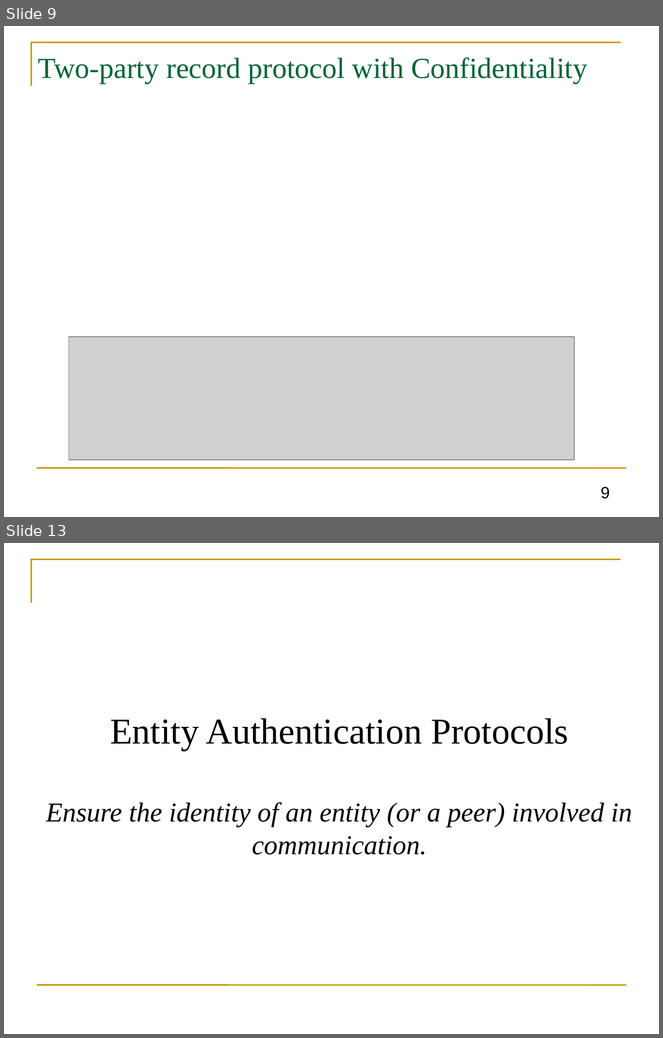
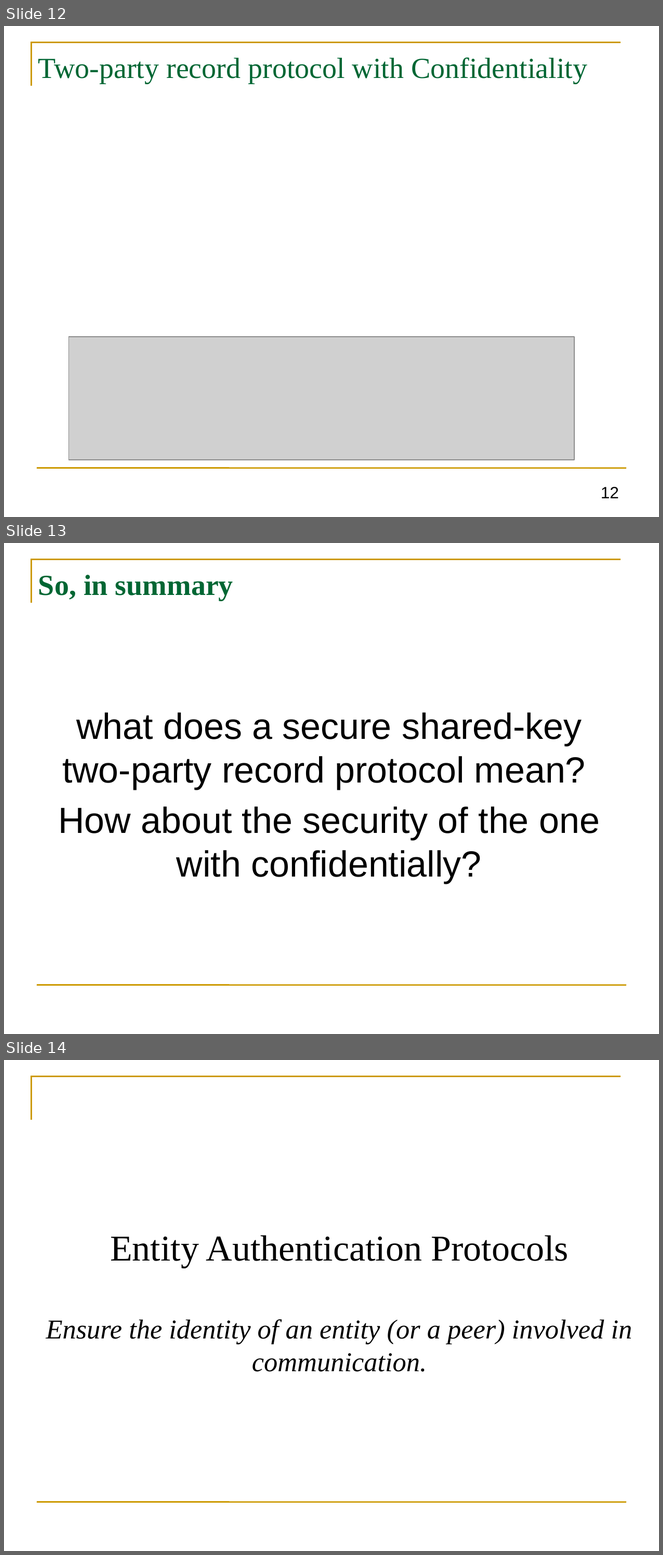
Before and after one commit to GhadaAlmashaqbeh/GhadaAlmashaqbeh.github.io, a slide deck: courses/cse3400-s2023/lecture8.pptx. Shown one above the other, each under a label of ours: slides 9 and 13 before the commit, slides 12, 13 and 14 after it; the slides between them are not shown. The pictures are 663x1038 and 663x1555 pixels, drawn with LibreOffice and Linux fonts; fonts in the diff are those of the drawing; grey boxes stand for pictures. Boxes give left, top, right and bottom in pixels: in the first picture for what was removed or moved away, otherwise in the second. Text is boxed around its words. In the diff, an @@ line names an element or a change of style, - is before the commit and + after.

```diff
--- a/courses/cse3400-s2023/lecture8.pptx
+++ b/courses/cse3400-s2023/lecture8.pptx
@@ slide 13 added at [4, 543, 659, 1034], background #FFFFFF; not listed: 2 template elements that a slide beside it also shows @@
@@ title added at [38, 575, 233, 601], 32 pt, text #006633, bold @@
+So, in summary
@@ text added at [58, 713, 600, 884], 40 pt, text #000000 @@
+what does a secure shared-key two-party record protocol mean?
+How about the security of the one with confidentially?
@@ what was slide 9 is now slide 12 @@
@@ page number at [601, 487, 619, 499]: text changed @@
-9
+12
@@ what was slide 13 is now slide 14 @@
```
Also in this commit, not shown: 2 slides changed, 3 other slides added, 3 slides removed, 3 other files.
